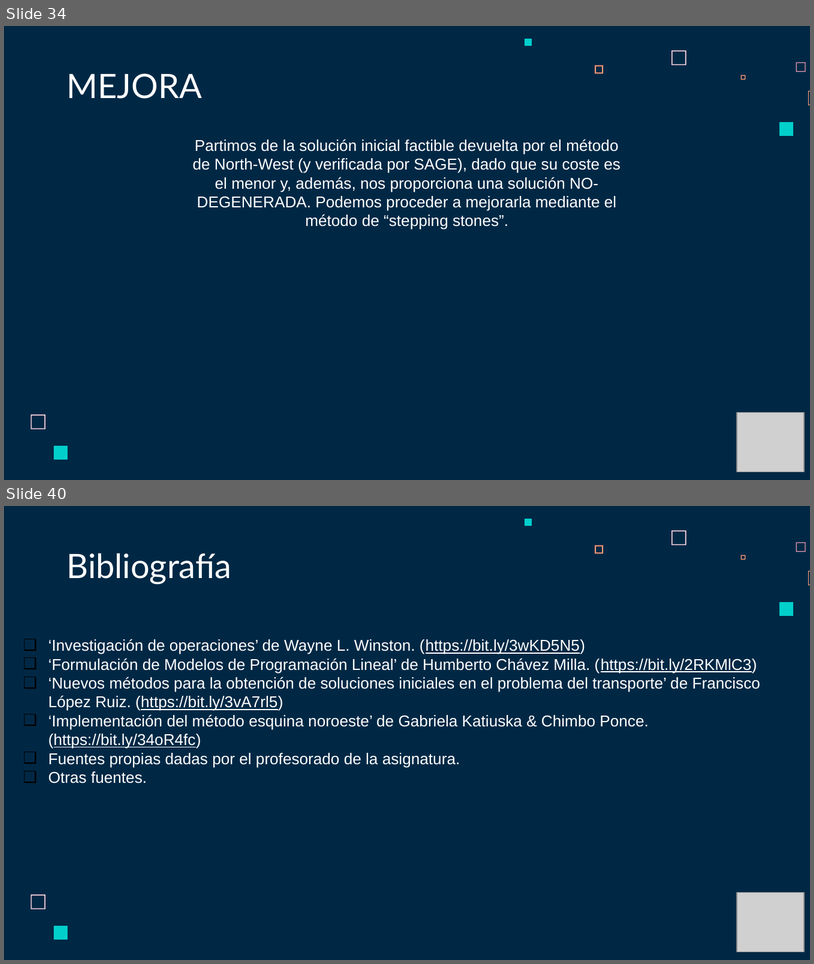
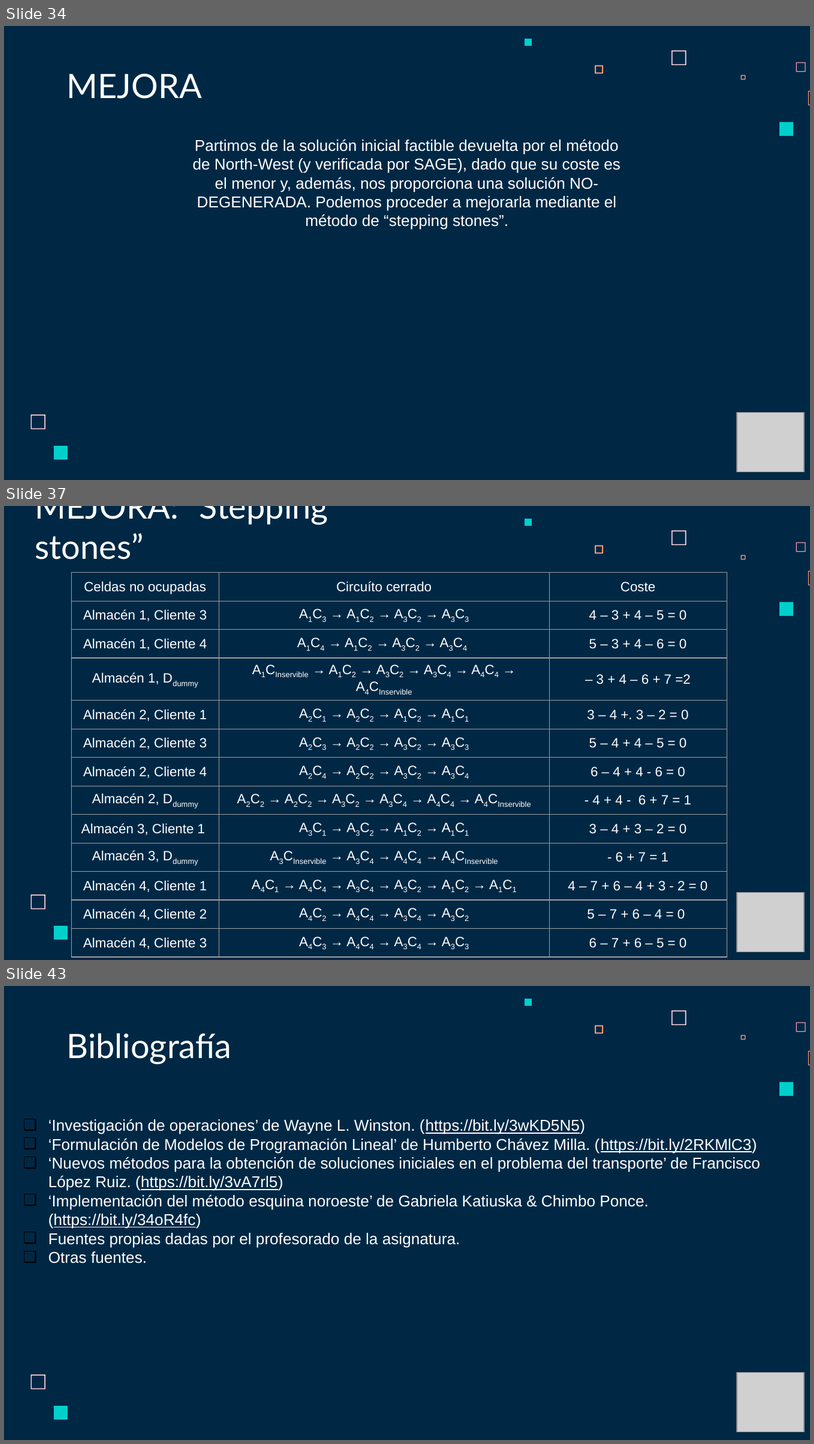
Before and after one commit to Fertry/MASI, a slide deck: Presentación - Problema del Transporte MASI.pptx. Shown one above the other, each under a label of ours: slides 34 and 40 before the commit, slides 34, 37 and 43 after it; the slides between them are not shown. The pictures are 814x964 and 814x1444 pixels, drawn with LibreOffice and Linux fonts; fonts in the diff are those of the drawing; grey boxes stand for pictures. Boxes give left, top, right and bottom in pixels: in the first picture for what was removed or moved away, otherwise in the second. Text is boxed around its words. In the diff, an @@ line names an element or a change of style, - is before the commit and + after.

```diff
--- a/Presentación - Problema del Transporte MASI.pptx
+++ b/Presentación - Problema del Transporte MASI.pptx
@@ slide 37 added at bbox=[4, 506, 810, 960], background #002845; not listed: 9 template elements that a slide beside it also shows @@
@@ title added at bbox=[35, 506, 328, 559], 30 pt, text #FFFFFF @@
+MEJORA: “Stepping stones”
@@ table added at bbox=[72, 572, 728, 954], 13 rows, 3 columns @@
+Celdas no ocupadas | Circuíto cerrado | Coste
+Almacén 1, Cliente 3 | A1C3 → A1C2 → A3C2 → A3C3 | 4 – 3 + 4 – 5 = 0
+Almacén 1, Cliente 4 | A1C4 → A1C2 → A3C2 → A3C4 | 5 – 3 + 4 – 6 = 0
+Almacén 1, Ddummy | A1CInservible → A1C2 → A3C2 → A3C4 → A4C4 → A4CInservible | – 3 + 4 – 6 + 7 =2
+Almacén 2, Cliente 1 | A2C1 → A2C2 → A1C2 → A1C1 | 3 – 4 +. 3 – 2 = 0
+Almacén 2, Cliente 3 | A2C3 → A2C2 → A3C2 → A3C3 | 5 – 4 + 4 – 5 = 0
+Almacén 2, Cliente 4 | A2C4 → A2C2 → A3C2 → A3C4 | 6 – 4 + 4 - 6 = 0
+Almacén 2, Ddummy | A2C2 → A2C2 → A3C2 → A3C4 → A4C4 → A4CInservible | - 4 + 4 - 6 + 7 = 1
+Almacén 3, Cliente 1 | A3C1 → A3C2 → A1C2 → A1C1 | 3 – 4 + 3 – 2 = 0
+Almacén 3, Ddummy | A3CInservible → A3C4 → A4C4 → A4CInservible | - 6 + 7 = 1
+Almacén 4, Cliente 1 | A4C1 → A4C4 → A3C4 → A3C2 → A1C2 → A1C1 | 4 – 7 + 6 – 4 + 3 - 2 = 0
+Almacén 4, Cliente 2 | A4C2 → A4C4 → A3C4 → A3C2 | 5 – 7 + 6 – 4 = 0
+Almacén 4, Cliente 3 | A4C3 → A4C4 → A3C4 → A3C3 | 6 – 7 + 6 – 5 = 0
@@ picture added at bbox=[737, 892, 804, 952] @@
@@ what was slide 40 is now slide 43 @@
```
Also in this commit, not shown: 9 slides changed, 3 other slides added, 1 slide removed, 3 other files.
